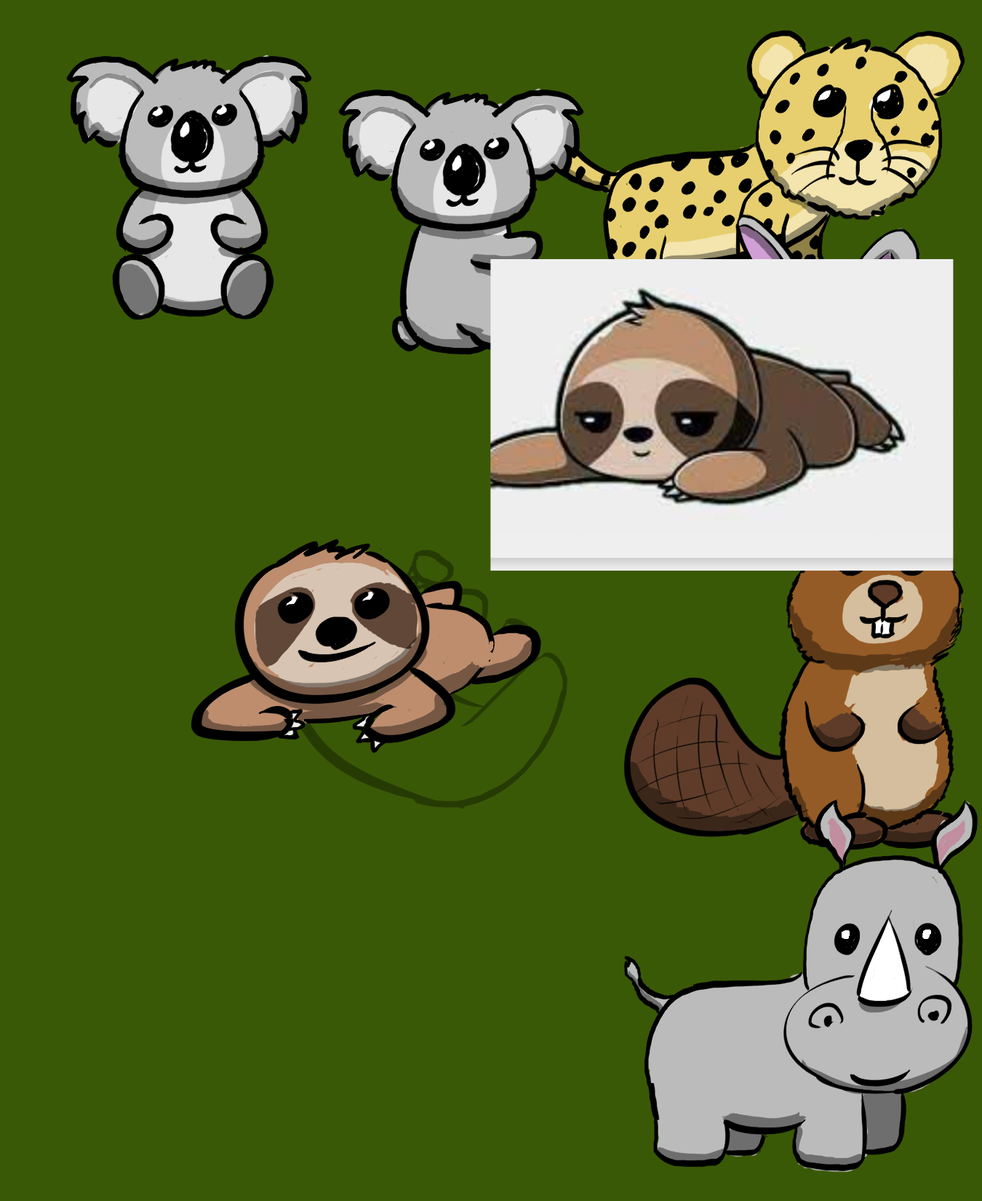
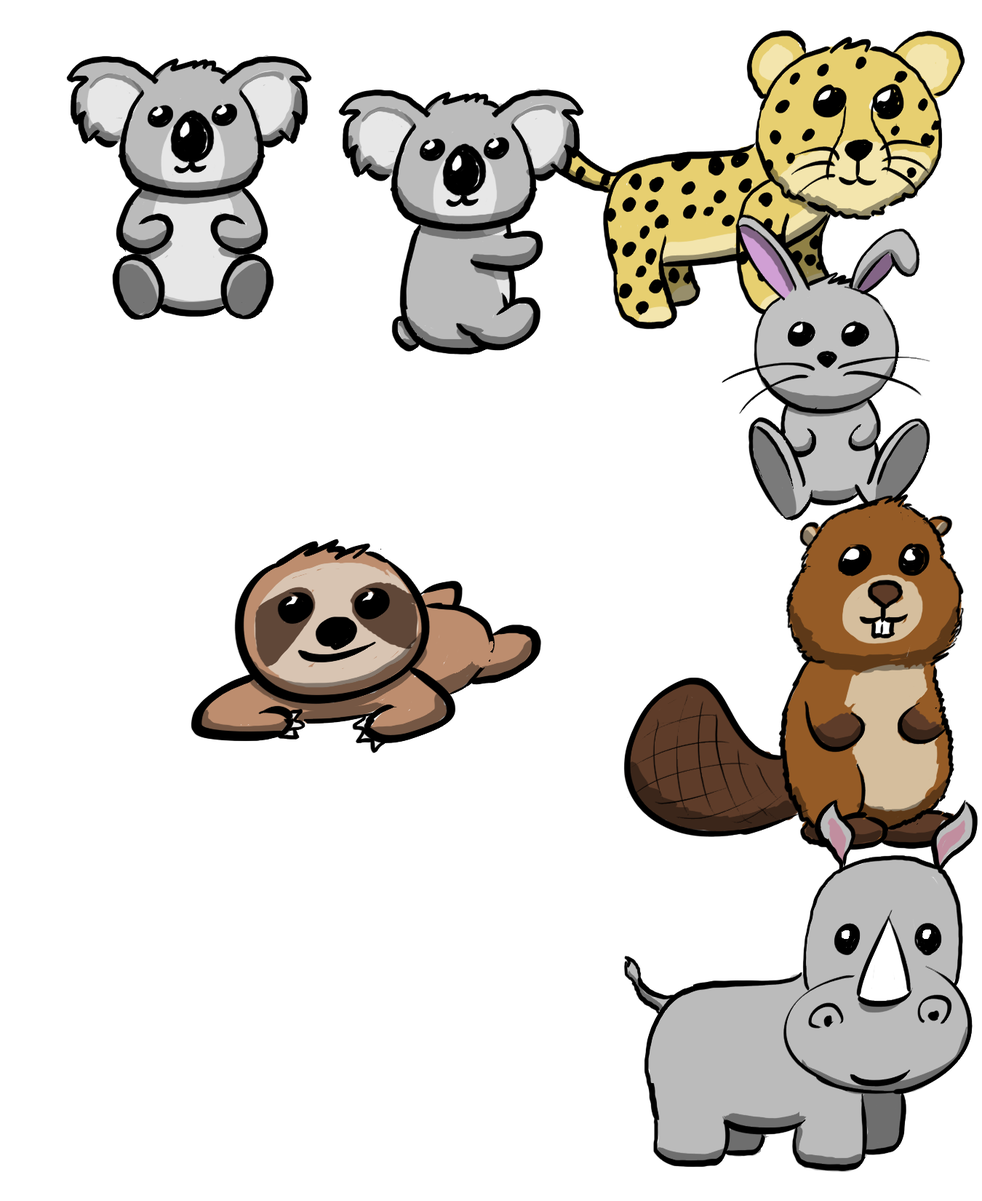
Before/after of a (982, 1201) layered artwork. What changed in the layer stack:
removed layer "Screen Shot 2021-10-19 at 9.53.14 PM" over (490, 259, 954, 571)
hid "body 1", opacity 34% → 100% over (278, 549, 568, 809)
hid "Layer 5" over (0, 0, 982, 1201)
hid "Background" over (0, 0, 982, 1201)
